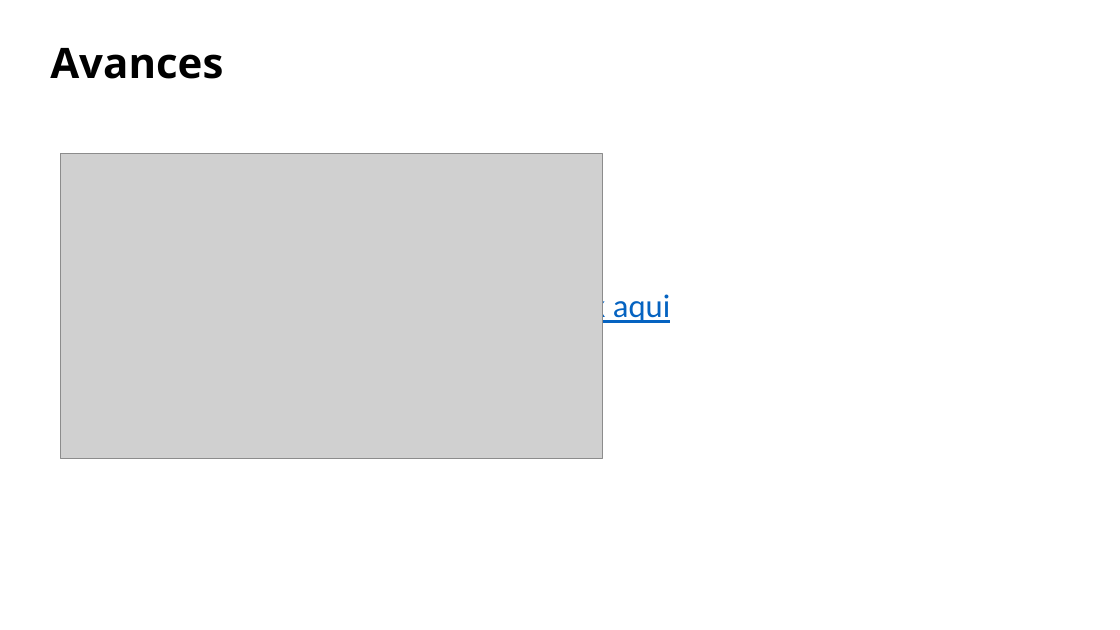
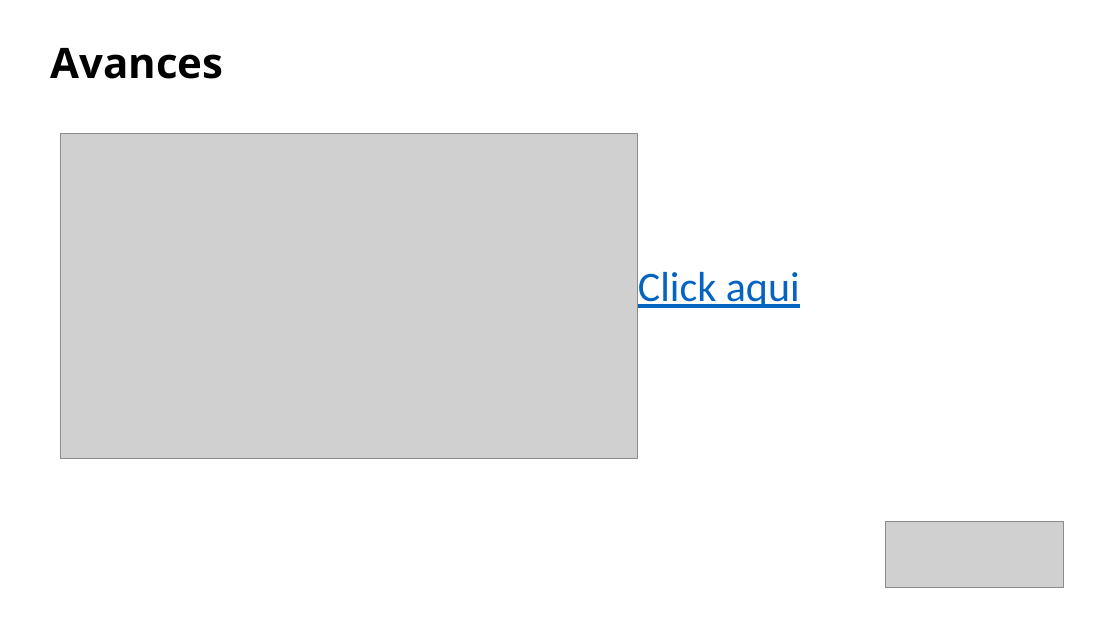
Before and after one commit to SebastianPacheco05/Reservify, a slide deck: slide 23 of docs/docs/files/GC-F-004FormatoPlantillaPresentacionPowerPointInteractiva.pptx (slide 20 before the commit). Drawn at 1120x630 pixels with LibreOffice and Linux fonts; fonts in the diff are those of the drawing; grey boxes stand for pictures. Boxes give left, top, right and bottom in pixels: in the first picture for what was removed or moved away, otherwise in the second. Text is boxed around its words. In the diff, an @@ line names an element or a change of style, - is before the commit and + after.

```diff
--- a/docs/docs/files/GC-F-004FormatoPlantillaPresentacionPowerPointInteractiva.pptx
+++ b/docs/docs/files/GC-F-004FormatoPlantillaPresentacionPowerPointInteractiva.pptx
@@ picture: place and size @@
-picture at (60,153,602,458)
+picture at (60,134,638,458)
@@ text "Click aqui": place and size @@
-text "Click aqui" at (545,291,670,326)
+text "Click aqui" at (638,272,800,308)
@@ text "Click aqui" at (638,272,800,308): size 28 to 36 pt @@
@@ picture added at (886,522,1064,587) @@
```
Also in this commit, not shown: 16 other slides changed, 4 slides added, 1 slide removed, 5 other files.
